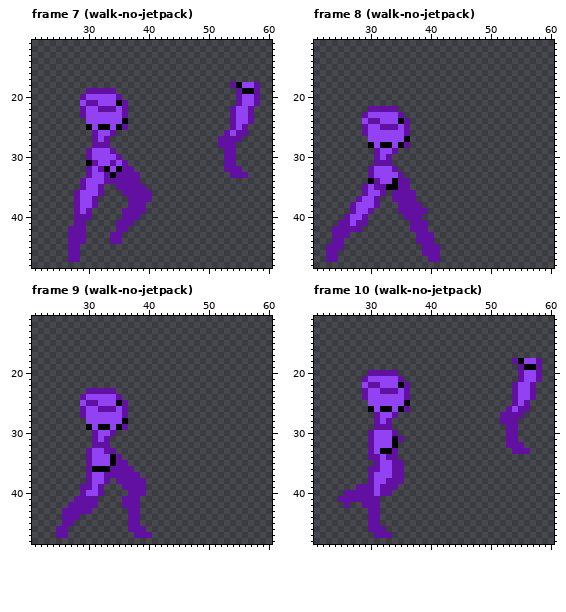
File history of a pixel-art file, ProjectMoon/Content/concept/regina.aseprite. That is the earlier state.
64x64 pixels, 11 frames. Shown: frame 7 (walk-no-jetpack): x 21..60, y 11..48; frame 8 (walk-no-jetpack): x 21..60, y 11..48; frame 9 (walk-no-jetpack): x 21..60, y 11..48; frame 10 (walk-no-jetpack): x 21..60, y 11..48. The commit also changed other frames, which this record leaves out.
After the commit:
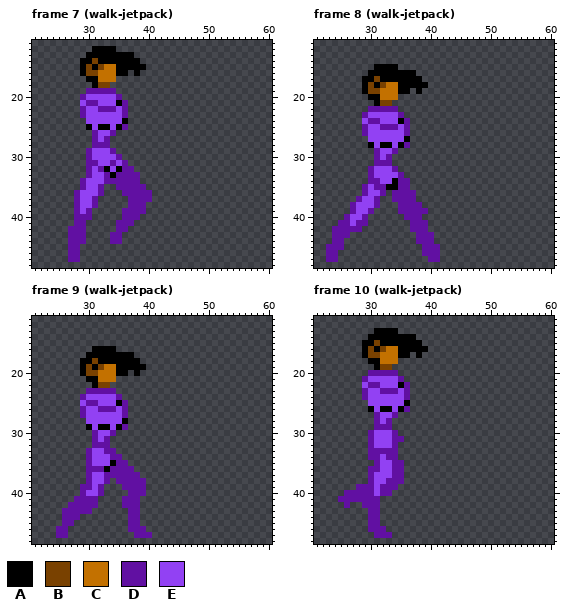
Palette (. is transparent): A #000000  B #794100  C #c37100  D #6110a2  E #9241f3
Change:
layer "head" now shown
Changed rows in their new state; - is an unchanged pixel.
Frame 7 (walk-jetpack), layers "concept", "head", "legs":
first column x 29:
12 --AAAA------------------------
13 -AAAAAAAA---------------------
14 AABAAAAAAA--------------------
15 ABABCCAAAAA-------------------
16 ABBCCCAA-A--------------------
17 -AACCC------------------------
18 --ABB--------------------.....
19 --------------------------....
20 --------------------------....
21 --------------------------....
22 -------------------------....-
23 -------------------------....-
24 -------------------------....-
25 -------------------------...--
26 ------------------------....--
27 -----------------------....---
28 -----------------------...----
29 ------------------------..----
30 ------------------------..----
31 -D----------------------..----
32 ------------------------...---
33 -------------------------...--
Frame 8 (walk-jetpack), layers "head", "legs":
first column x 29:
15 --AAAA-----
16 -AAAAAAAA--
17 AABAAAAAAA-
18 ABABCCAAAAA
19 ABBCCCAA-A-
20 -AACCC-----
21 --ABB------
first column x 30:
34 D
Frame 9 (walk-jetpack), layers "head", "legs":
first column x 29:
16 --AAAA-----
17 -AAAAAAAA--
18 AABAAAAAAA-
19 ABABCCAAAAA
20 ABBCCCAA-A-
21 -AACCC-----
22 --ABB------
first column x 31:
34 ---D
36 DD--
Frame 10 (walk-jetpack), layers "concept", "head", "legs":
first column x 29:
13 --AAAA------------------------
14 -AAAAAAAA---------------------
15 AABAAAAAAA--------------------
16 ABABCCAAAAA-------------------
17 ABBCCCAA-A--------------------
18 -AACCC-------------------.....
19 --ABB---------------------....
20 --------------------------....
21 --------------------------....
22 -------------------------....-
23 -------------------------....-
24 -------------------------....-
25 -------------------------...--
26 ------------------------....--
27 -----------------------....---
28 -----------------------...----
29 ------------------------..----
30 ------------------------..----
31 -----D------------------..----
32 -----D------------------...---
33 --DDD--------------------...--
